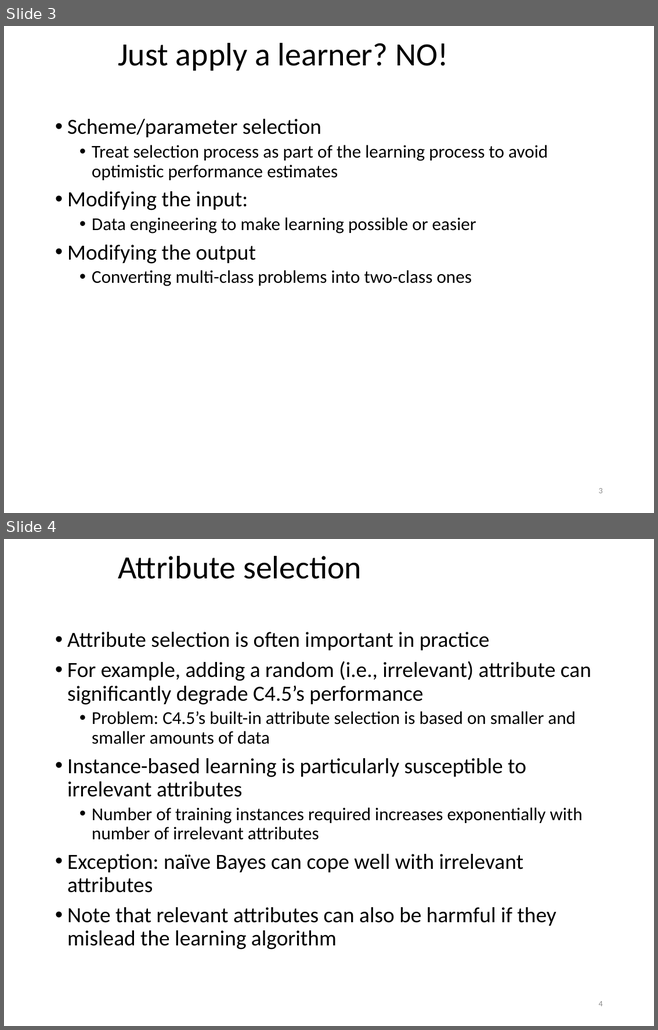
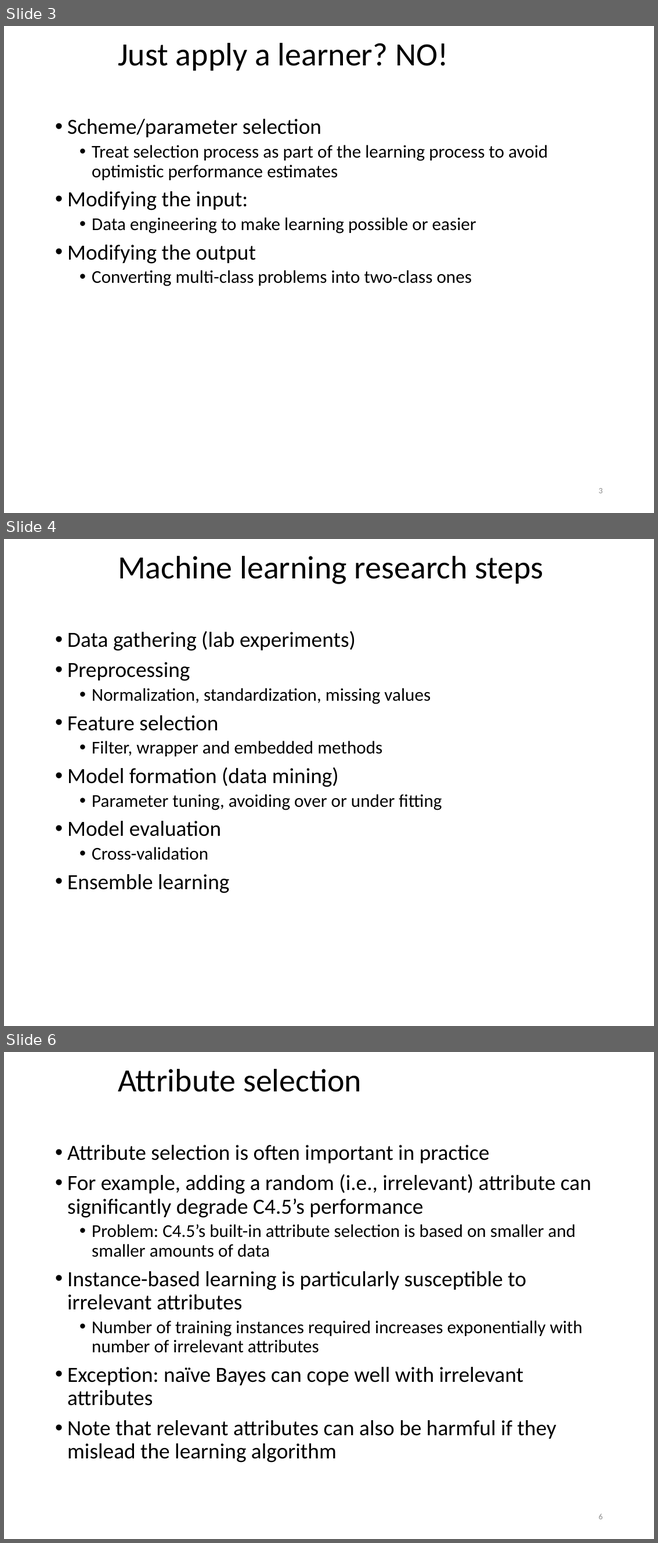
Before and after one commit to khaledmrasheed/khaledmrasheed.github.io, a slide deck: DMcourse/Chapter8.pptx. Shown one above the other, each under a label of ours: slides 3 and 4 before the commit, slides 3, 4 and 6 after it; the slides between them are not shown. The pictures are 658x1030 and 658x1543 pixels, drawn with LibreOffice and Linux fonts; fonts in the diff are those of the drawing. Boxes give left, top, right and bottom in pixels: in the first picture for what was removed or moved away, otherwise in the second. Text is boxed around its words. In the diff, an @@ line names an element or a change of style, - is before the commit and + after.

```diff
--- a/DMcourse/Chapter8.pptx
+++ b/DMcourse/Chapter8.pptx
@@ slide 4 added at bbox=[4, 539, 654, 1026], background #FFFFFF @@
@@ title added at bbox=[118, 556, 543, 584], 36 pt, text #000000 @@
+Machine learning research steps
@@ text added at bbox=[67, 631, 441, 893], 20 pt, text #000000 @@
+• Data gathering (lab experiments)
+• Preprocessing
+  • Normalization, standardization, missing values
+• Feature selection
+  • Filter, wrapper and embedded methods
+• Model formation (data mining)
+  • Parameter tuning, avoiding over or under fitting
+• Model evaluation
+  • Cross-validation
+• Ensemble learning
@@ what was slide 4 is now slide 6 @@
@@ page number at bbox=[598, 1514, 603, 1519]: text changed @@
-4
+6
```
Also in this commit, not shown: 1 other slide added.
